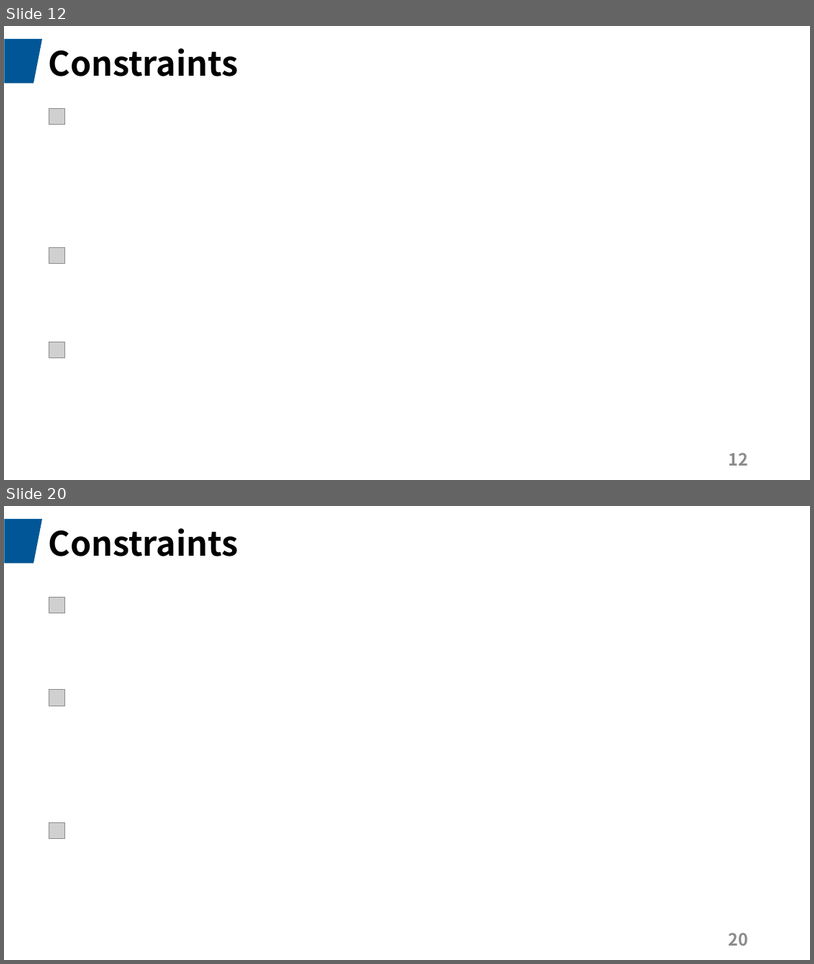
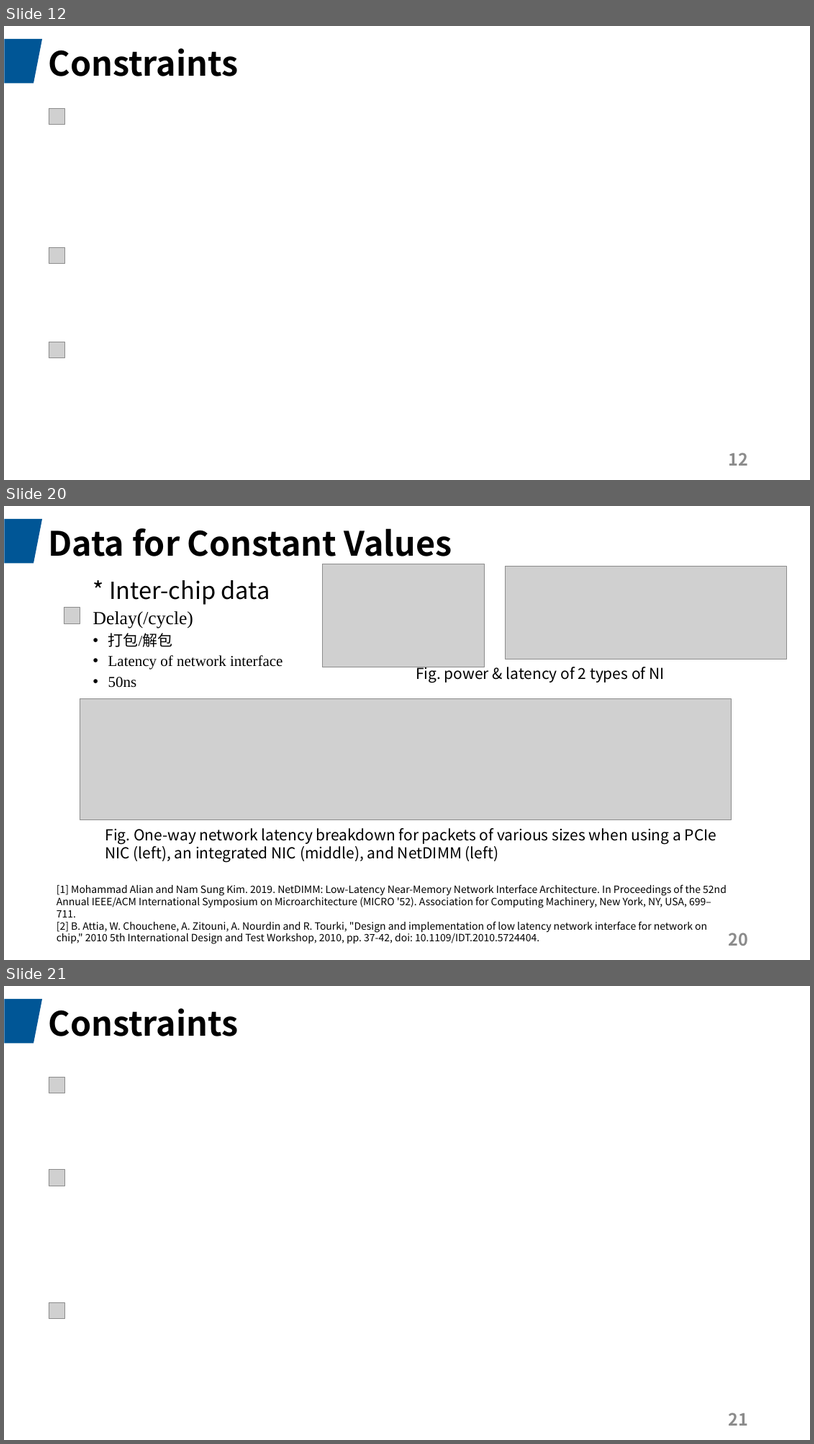
Before and after one commit to JadeQiong/DSE, a slide deck: 组会3.24GNN.pptx. Shown one above the other, each under a label of ours: slides 12 and 20 before the commit, slides 12, 20 and 21 after it; the slides between them are not shown. The pictures are 814x964 and 814x1444 pixels, drawn with LibreOffice and Linux fonts; fonts in the diff are those of the drawing; grey boxes stand for pictures. Boxes give left, top, right and bottom in pixels: in the first picture for what was removed or moved away, otherwise in the second. Text is boxed around its words. In the diff, an @@ line names an element or a change of style, - is before the commit and + after.

```diff
--- a/组会3.24GNN.pptx
+++ b/组会3.24GNN.pptx
@@ slide 20 added at (x1=4, y1=506, x2=810, y2=960), background #FFFFFF; not listed: 1 template element that a slide beside it also shows @@
@@ title added at (x1=48, y1=528, x2=452, y2=565), 40 pt, text #000000, bold @@
+Data for Constant Values
@@ picture added at (x1=322, y1=564, x2=484, y2=667) @@
@@ picture added at (x1=506, y1=566, x2=787, y2=659) @@
@@ text added at (x1=93, y1=580, x2=283, y2=687), 18 pt, text #000000 @@
+  * Inter-chip data
+  Delay(/cycle)
+  • 打包/解包
+  • Latency of network interface
+  • 50ns
@@ picture added at (x1=64, y1=608, x2=80, y2=624) @@
@@ text added at (x1=416, y1=664, x2=664, y2=682), 18 pt, text #000000 @@
+Fig. power & latency of 2 types of NI
@@ picture added at (x1=80, y1=698, x2=732, y2=819) @@
@@ text added at (x1=105, y1=828, x2=717, y2=862), 18 pt, text #000000 @@
+Fig. One-way network latency breakdown for packets of various sizes when using a PCIe NIC (left), an integrated NIC (middle), and NetDIMM (left)
@@ text added at (x1=57, y1=884, x2=727, y2=944), 12 pt, text #000000 @@
+[1] Mohammad Alian and Nam Sung Kim. 2019. NetDIMM: Low-Latency Near-Memory Network Interface Architecture. In Proceedings of the 52nd Annual IEEE/ACM International Symposium on Microarchitecture (MICRO '52). Association for Computing Machinery, New York, NY, USA, 699–711.
+[2] B. Attia, W. Chouchene, A. Zitouni, A. Nourdin and R. Tourki, "Design and implementation of low latency network interface for network on chip," 2010 5th International Design and Test Workshop, 2010, pp. 37-42, doi: 10.1109/IDT.2010.5724404.
@@ page number added at (x1=729, y1=932, x2=749, y2=945), 20 pt, text #8C8C8C, bold @@
+20
@@ what was slide 20 is now slide 21 @@
@@ page number at (x1=729, y1=1412, x2=749, y2=1425): text changed @@
-20
+21
```
Also in this commit, not shown: 8 slides changed, 2 other files.
